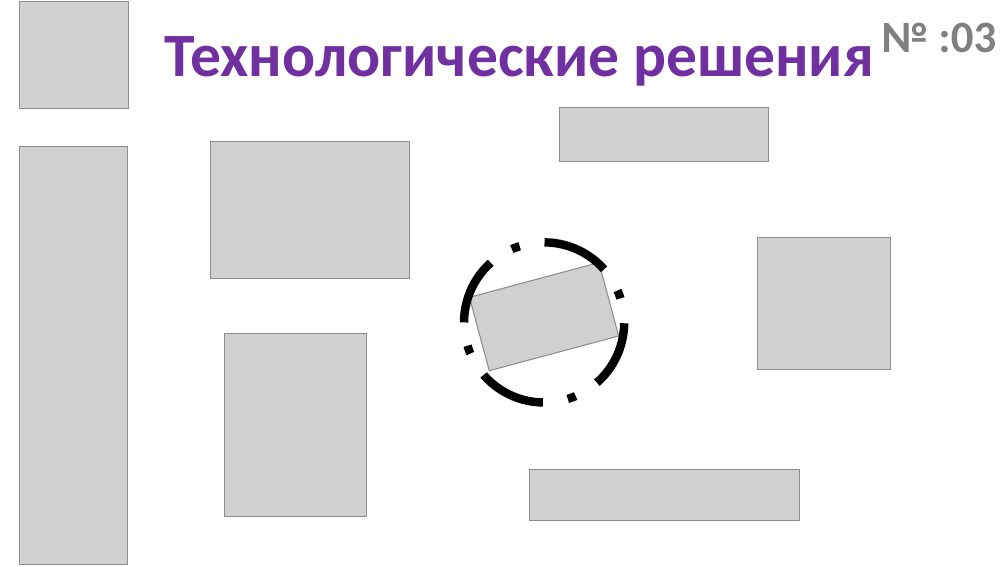
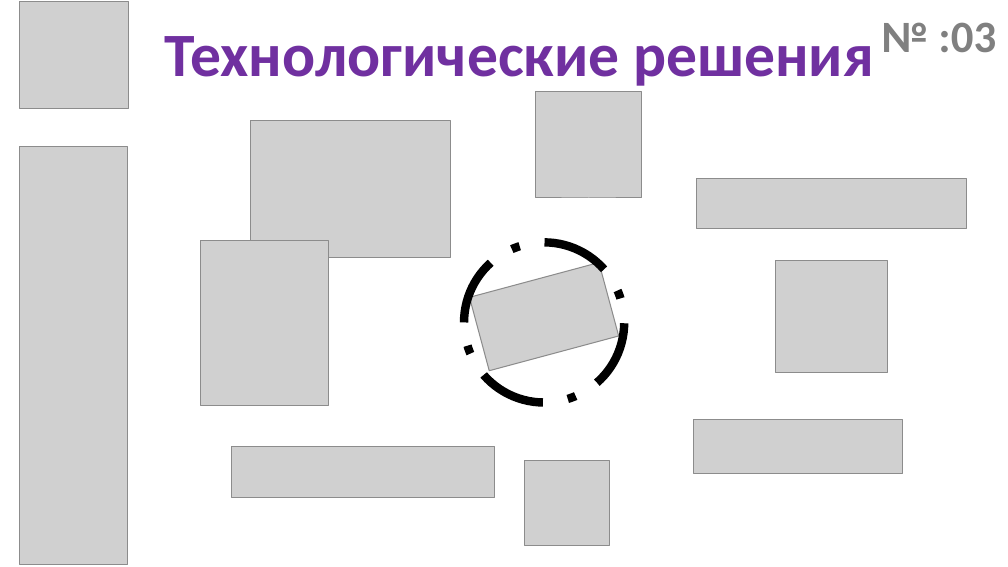
Before and after one commit to dpp-shlyopa-team/Presentation, a slide deck: slide 5 of преза.pptx. Drawn at 1008x567 pixels with LibreOffice and Linux fonts; fonts in the diff are those of the drawing; grey boxes stand for pictures. Boxes give left, top, right and bottom in pixels: in the first picture for what was removed or moved away, otherwise in the second. Text is boxed around its words. In the diff, an @@ line names an element or a change of style, - is before the commit and + after.

```diff
--- a/преза.pptx
+++ b/преза.pptx
@@ picture: place and size @@
-picture at [758,238,890,370]
+picture at [535,92,641,198]
@@ picture: place and size @@
-picture at [211,142,410,279]
+picture at [251,121,451,258]
@@ picture: place and size @@
-picture at [529,470,799,520]
+picture at [697,178,967,229]
@@ picture: place and size @@
-picture at [225,334,366,516]
+picture at [201,240,329,405]
@@ picture added at [775,261,887,373] @@
@@ picture: place and size @@
-picture at [559,108,769,161]
+picture at [694,419,903,473]
@@ picture added at [232,447,495,498] @@
@@ picture added at [524,461,609,545] @@
```
Also in this commit, not shown: 5 other slides changed, 1 other file.
